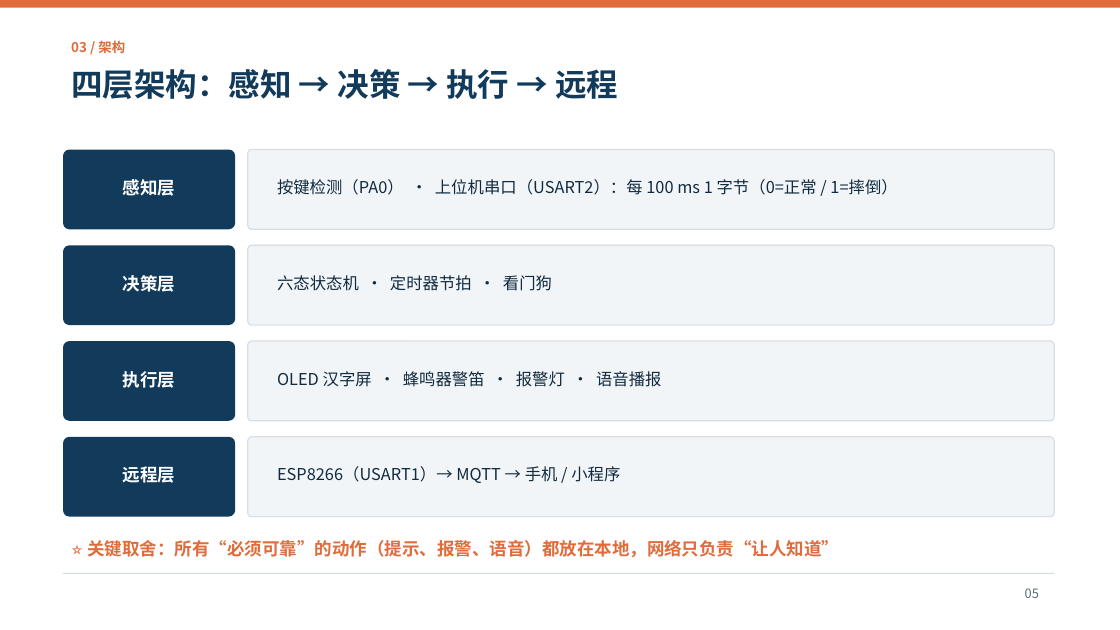
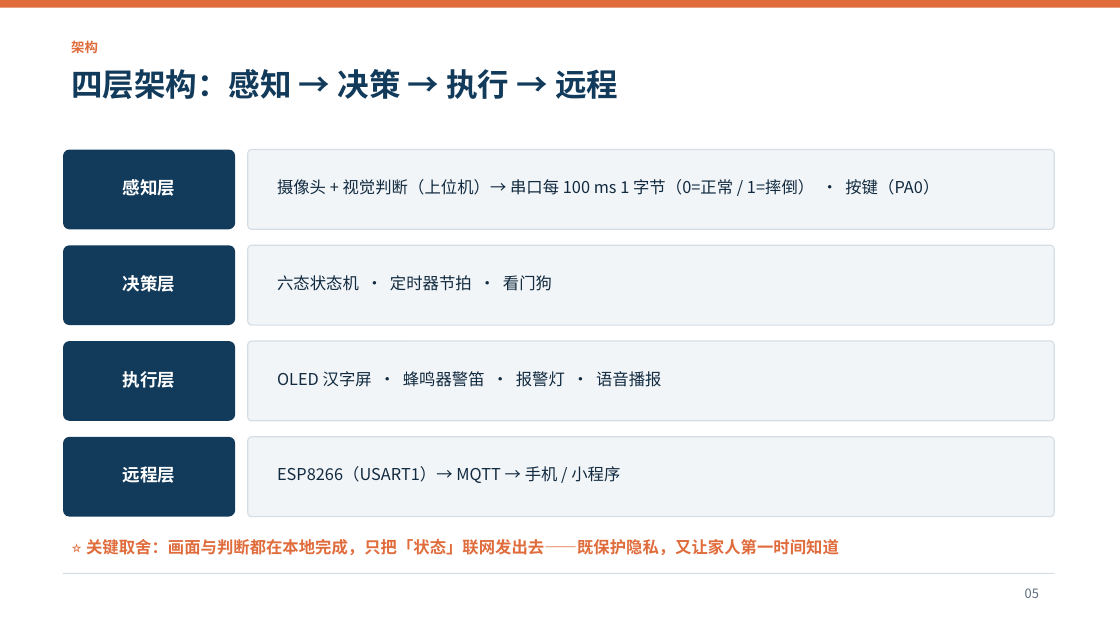
Before and after one commit to Maxsunset/SilverGuard, a slide deck: slide 5 of SilverGuard/docs/SilverGuard_答辩_设计思路与亮点.pptx. Drawn at 1120x630 pixels with LibreOffice and Linux fonts; fonts in the diff are those of the drawing. Boxes give left, top, right and bottom in pixels: in the first picture for what was removed or moved away, otherwise in the second. Text is boxed around its words. In the diff, an @@ line names an element or a change of style, - is before the commit and + after.

```diff
--- a/SilverGuard/docs/SilverGuard_答辩_设计思路与亮点.pptx
+++ b/SilverGuard/docs/SilverGuard_答辩_设计思路与亮点.pptx
@@ text at (x1=71, y1=40, x2=98, y2=53): text changed @@
-03 / 架构
+架构
@@ text at (x1=277, y1=179, x2=939, y2=195): text changed @@
-按键检测（PA0） · 上位机串口（USART2）：每 100 ms 1 字节（0=正常 / 1=摔倒）
+摄像头 + 视觉判断（上位机）→ 串口每 100 ms 1 字节（0=正常 / 1=摔倒） · 按键（PA0）
@@ text at (x1=86, y1=539, x2=839, y2=555): text changed; size 15 to 14 pt @@
-⭐ 关键取舍：所有“必须可靠”的动作（提示、报警、语音）都放在本地，网络只负责“让人知道”
+⭐ 关键取舍：画面与判断都在本地完成，只把「状态」联网发出去——既保护隐私，又让家人第一时间知道
```
Also in this commit, not shown: 12 other slides changed, 1 slide added.
